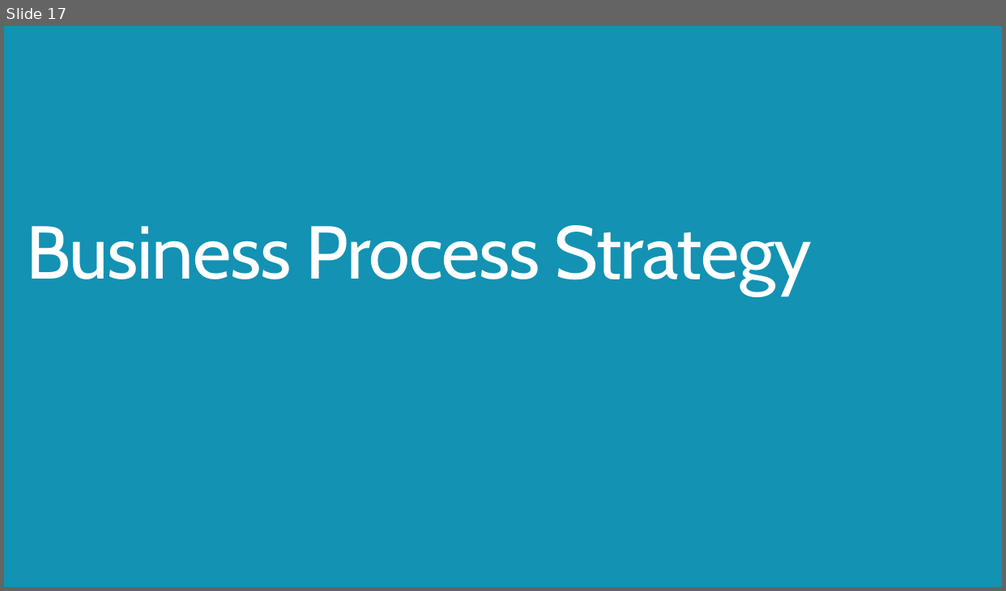
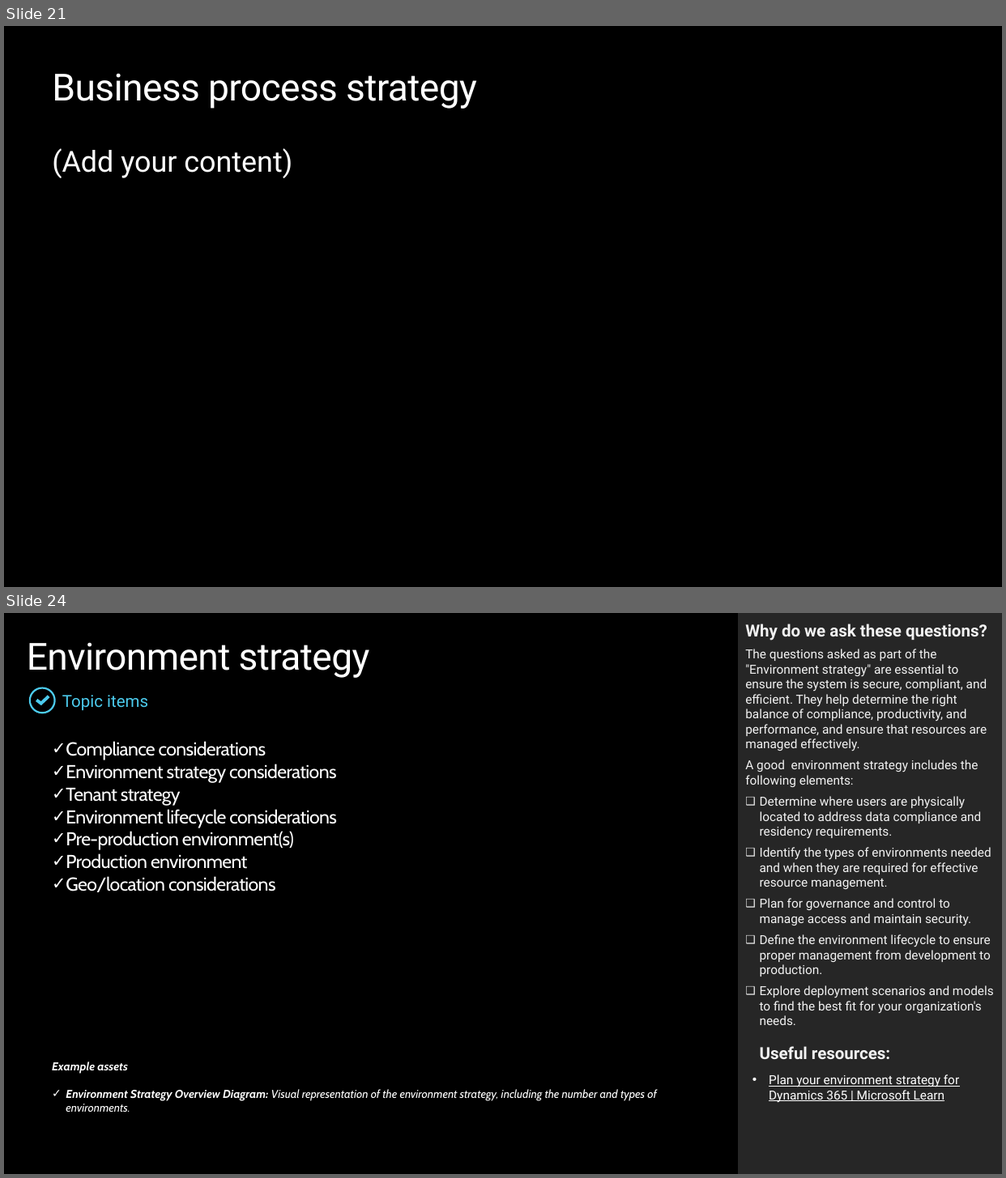
Before and after one commit to MicrosoftDocs/mslearn-developer-tools-power-platform, a slide deck: fasttrack/Solution Blueprint Review workshop template.pptx. Shown one above the other, each under a label of ours: slide 17 before the commit, slides 21 and 24 after it; the slides between them are not shown. The pictures are 1006x591 and 1006x1178 pixels, drawn with LibreOffice and Linux fonts; fonts in the diff are those of the drawing; background and template pictures are left out. Boxes give left, top, right and bottom in pixels: in the first picture for what was removed or moved away, otherwise in the second. Text is boxed around its words. In the diff, an @@ line names an element or a change of style, - is before the commit and + after.

```diff
--- a/fasttrack/Solution Blueprint Review workshop template.pptx
+++ b/fasttrack/Solution Blueprint Review workshop template.pptx
@@ slide 24 added at (4, 613, 1002, 1174), background #000000 @@
@@ rectangle added at (739, 613, 1002, 1174), fill #262626 @@
@@ text added at (745, 624, 994, 1103), 12 pt, text #F2F2F2 @@
+Why do we ask these questions?
+The questions asked as part of the "Environment strategy" are essential to ensure the system is secure, compliant, and efficient. They help determine the right balance of compliance, productivity, and performance, and ensure that resources are managed effectively.
+A good environment strategy includes the following elements:
+❑ Determine where users are physically located to address data compliance and residency requirements.
+❑ Identify the types of environments needed and when they are required for effective resource management.
+❑ Plan for governance and control to manage access and maintain security.
+❑ Define the environment lifecycle to ensure proper management from development to production.
+❑ Explore deployment scenarios and models to find the best fit for your organization's needs.
+  Useful resources:
+• Plan your environment strategy for Dynamics 365 | Microsoft Learn
@@ text added at (27, 642, 370, 678), 36 pt, text #FFFFFF @@
+Environment strategy
@@ freeform shape added at (28, 687, 56, 714), fill #4CCBED @@
@@ freeform shape added at (36, 696, 49, 706), fill #4CCBED @@
@@ text added at (62, 695, 148, 710), 16 pt, text #4CCBED @@
+Topic items
@@ text added at (66, 741, 337, 892), 18 pt, text #FFFFFF @@
+✓ Compliance considerations
+✓ Environment strategy considerations
+✓ Tenant strategy
+✓ Environment lifecycle considerations
+✓ Pre-production environment(s)
+✓ Production environment
+✓ Geo/location considerations
@@ text added at (52, 1062, 656, 1112), 11 pt, text #FFFFFF, italic @@
+Example assets
+✓ Environment Strategy Overview Diagram: Visual representation of the environment strategy, including the number and types of environments.
@@ what was slide 17 is now slide 21 @@
@@ slide 21 changed as well @@
@@ background #1392B3 to #000000 @@
@@ title at (52, 73, 477, 109): text changed; size 72 to 36 pt; font Cabin to Roboto @@
-Business Process Strategy
+Business process strategy
@@ text added at (52, 148, 292, 178), 28 pt, text #FFFFFF @@
+(Add your content)
```
Also in this commit, not shown: 4 other slides changed, 45 other slides added, 65 slides removed.
